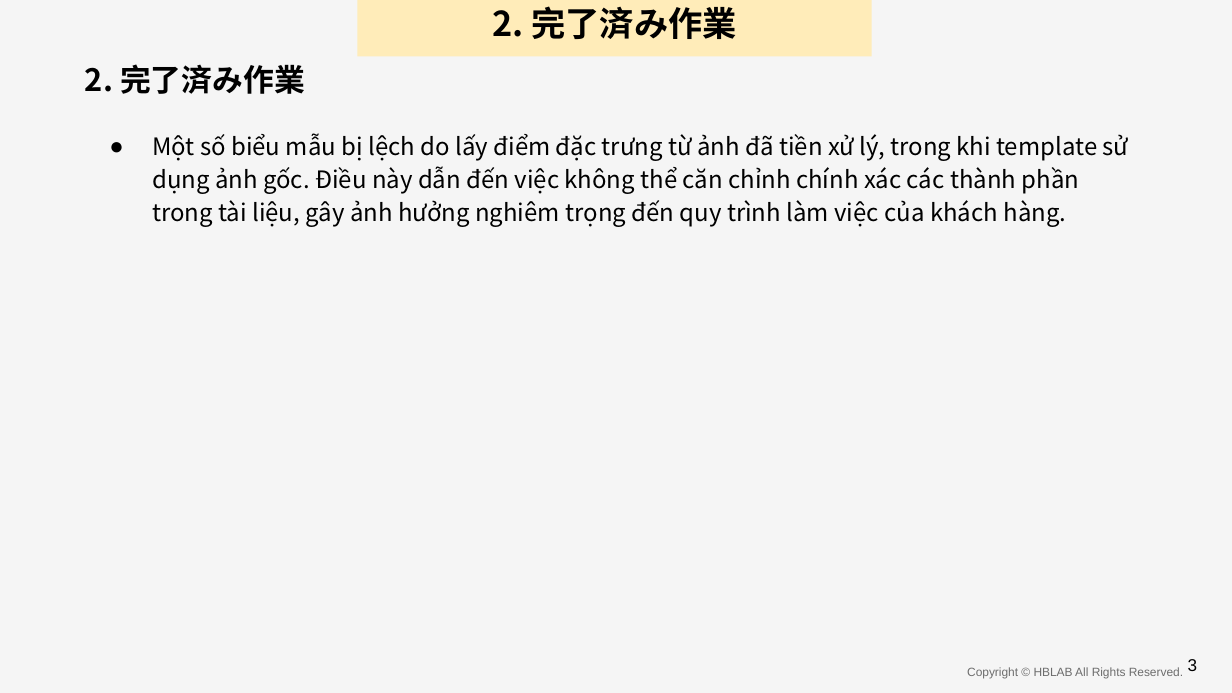
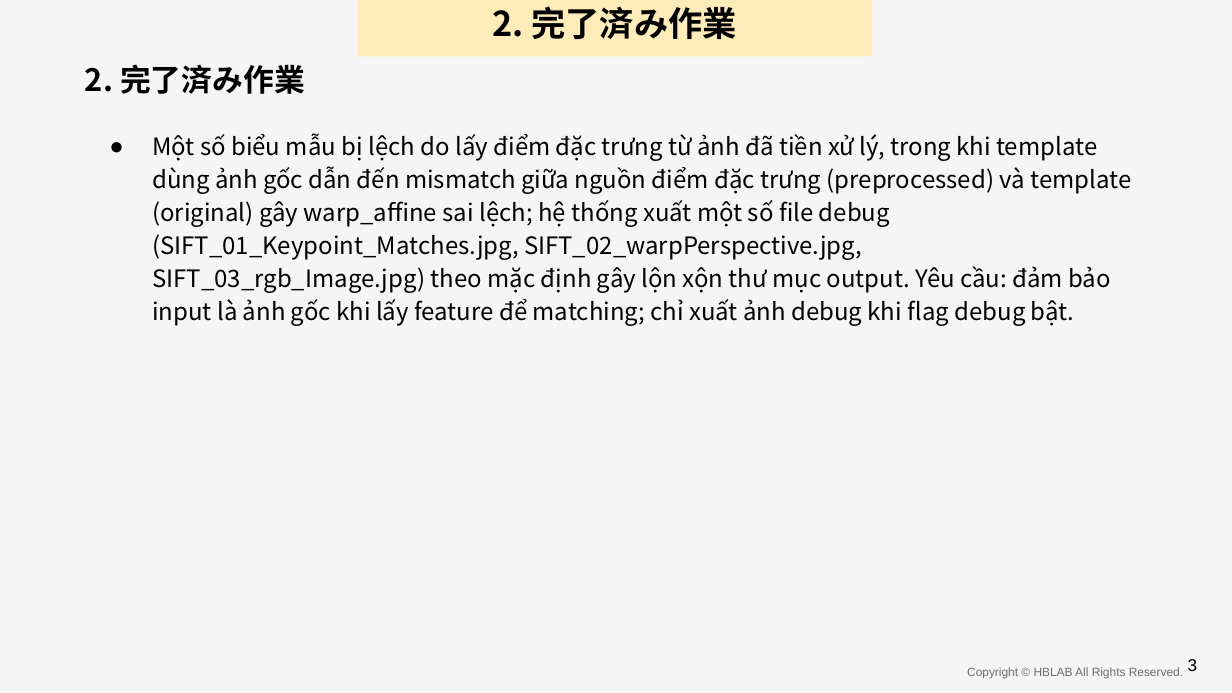
Before and after one commit to anhnvVNU/slide_maker, a slide deck: slide 7 of output/final_presentation.pptx. Drawn at 1232x693 pixels with LibreOffice and Linux fonts; fonts in the diff are those of the drawing; background and template pictures are left out. Boxes give left, top, right and bottom in pixels: in the first picture for what was removed or moved away, otherwise in the second. Text is boxed around its words. In the diff, an @@ line names an element or a change of style, - is before the commit and + after.

```diff
--- a/output/final_presentation.pptx
+++ b/output/final_presentation.pptx
@@ text at <box>152,133,1131,326</box>: text changed @@
-● Một số biểu mẫu bị lệch do lấy điểm đặc trưng từ ảnh đã tiền xử lý, trong khi template sử dụng ảnh gốc. Điều này dẫn đến việc không thể căn chỉnh chính xác các thành phần trong tài liệu, gây ảnh hưởng nghiêm trọng đến quy trình làm việc của khách hàng.
+● Một số biểu mẫu bị lệch do lấy điểm đặc trưng từ ảnh đã tiền xử lý, trong khi template dùng ảnh gốc dẫn đến mismatch giữa nguồn điểm đặc trưng (preprocessed) và template (original) gây warp_affine sai lệch; hệ thống xuất một số file debug (SIFT_01_Keypoint_Matches.jpg, SIFT_02_warpPerspective.jpg, SIFT_03_rgb_Image.jpg) theo mặc định gây lộn xộn thư mục output. Yêu cầu: đảm bảo input là ảnh gốc khi lấy feature để matching; chỉ xuất ảnh debug khi flag debug bật.
```
Also in this commit, not shown: 12 other slides changed, 2 slides added, 7 slides removed, 11 other files.
